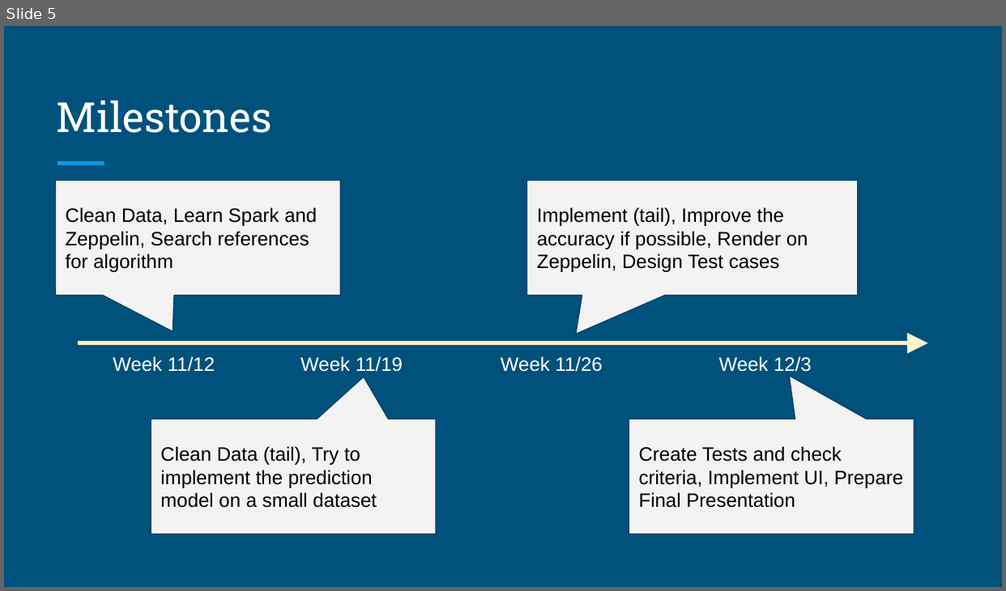
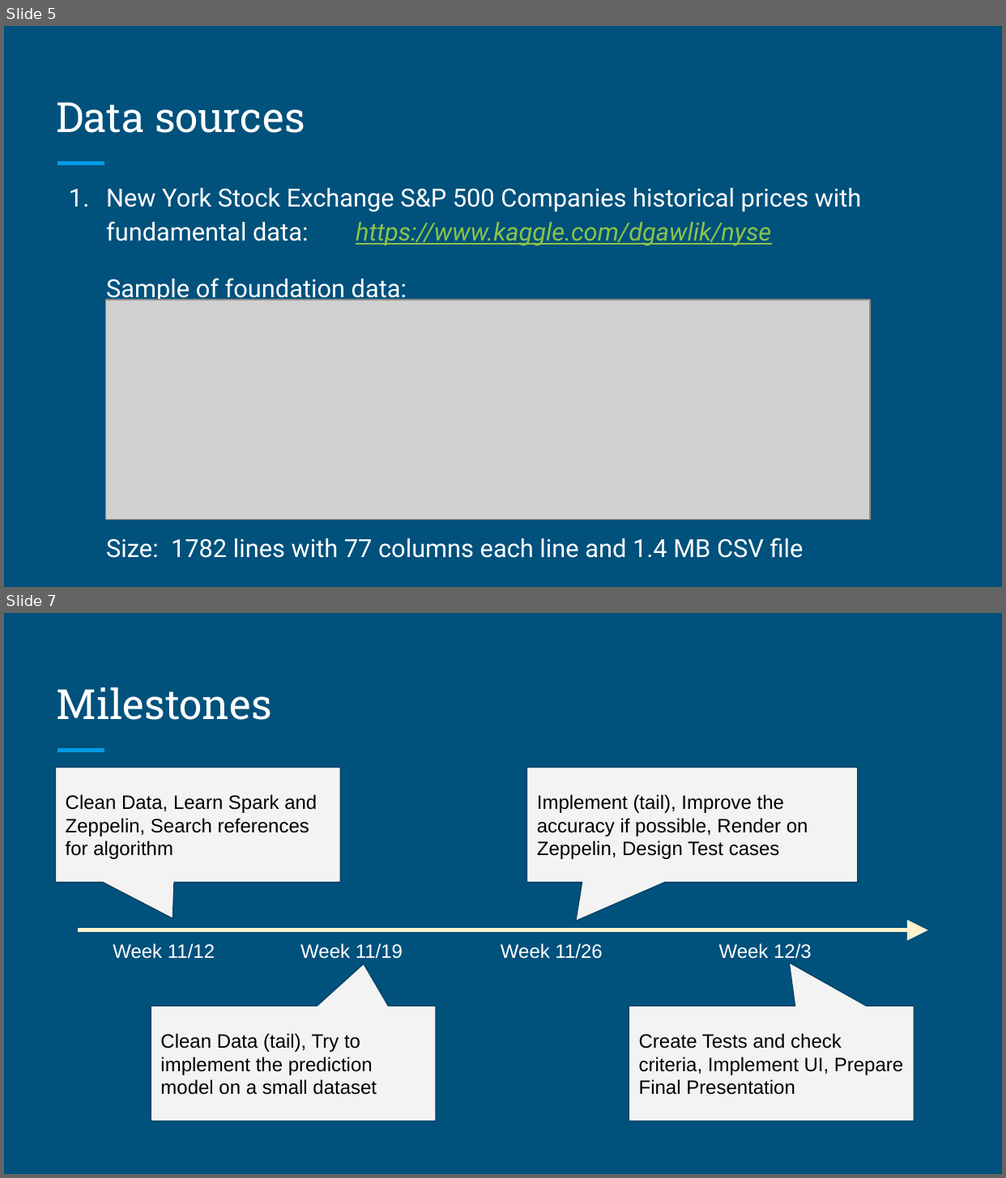
Before and after one commit to reasonwow/Stock_Prediction_Scala, a slide deck: Presentation/ScalaTeam9Planning.pptx. Shown one above the other, each under a label of ours: slide 5 before the commit, slides 5 and 7 after it; the slides between them are not shown. The pictures are 1006x591 and 1006x1178 pixels, drawn with LibreOffice and Linux fonts; fonts in the diff are those of the drawing; grey boxes stand for pictures. Boxes give left, top, right and bottom in pixels: in the first picture for what was removed or moved away, otherwise in the second. Text is boxed around its words. In the diff, an @@ line names an element or a change of style, - is before the commit and + after.

```diff
--- a/Presentation/ScalaTeam9Planning.pptx
+++ b/Presentation/ScalaTeam9Planning.pptx
@@ slide 5 added at [4,26,1002,587], background #00517C; not listed: 1 template element that a slide beside it also shows @@
@@ title added at [57,102,305,133], 30 pt, text #FFFFFF @@
+Data sources
@@ text added at [106,188,862,558], 18 pt, text #FFFFFF @@
+1. New York Stock Exchange S&P 500 Companies historical prices with fundamental data: https://www.kaggle.com/dgawlik/nyse
+Sample of foundation data:
+Size: 1782 lines with 77 columns each line and 1.4 MB CSV file
@@ picture added at [106,300,870,519] @@
@@ what was slide 5 is now slide 7 @@
```
Also in this commit, not shown: 5 slides changed, 1 other slide added, 1 other file.
